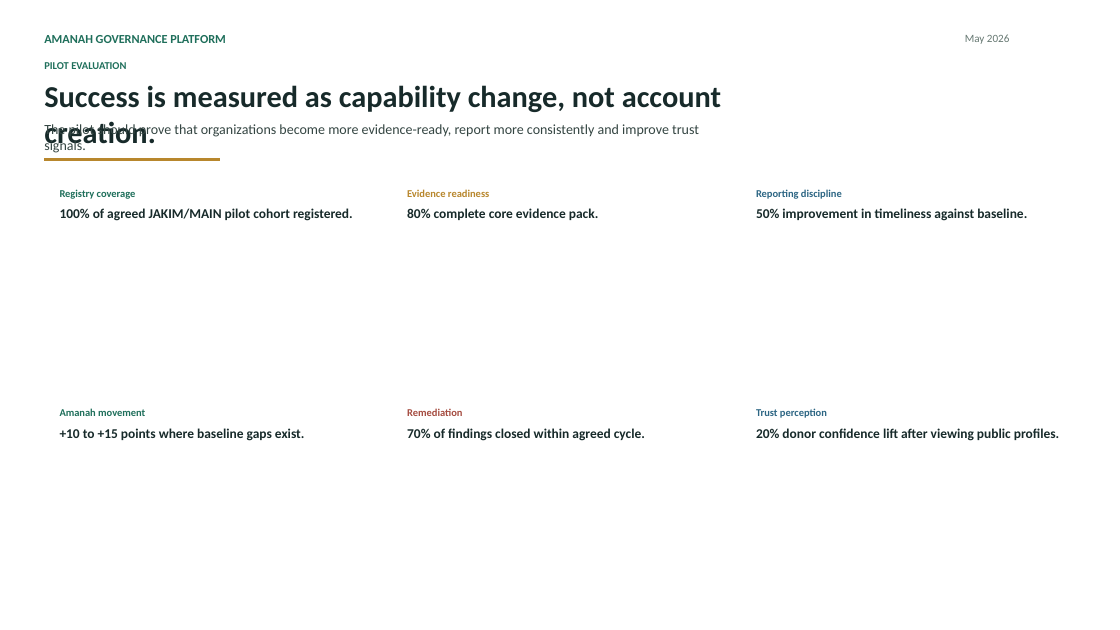
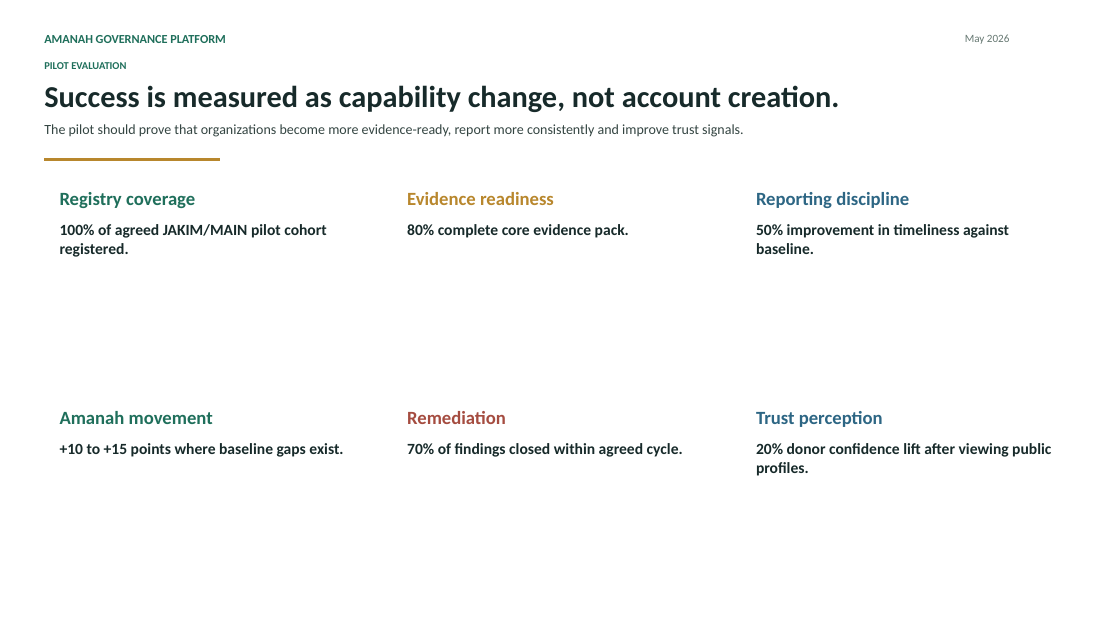
Before and after one commit to EffortEdutech/AmanahGP, a slide deck: slide 9 of docs/pitch/2026-05-08-0645pm-usm/AGP_USM_OrgBehaviour_Pitch_Deck_reformatted.pptx. Drawn at 1120x630 pixels with LibreOffice and Linux fonts; fonts in the diff are those of the drawing. Boxes give left, top, right and bottom in pixels: in the first picture for what was removed or moved away, otherwise in the second. Text is boxed around its words. In the diff, an @@ line names an element or a change of style, - is before the commit and + after.

```diff
--- a/docs/pitch/2026-05-08-0645pm-usm/AGP_USM_OrgBehaviour_Pitch_Deck_reformatted.pptx
+++ b/docs/pitch/2026-05-08-0645pm-usm/AGP_USM_OrgBehaviour_Pitch_Deck_reformatted.pptx
@@ text "Success is measured as capability ..." rewrapped from (44,85,721,151) to (44,85,840,112) @@
@@ text "The pilot should prove that ..." rewrapped from (44,122,699,153) to (44,124,744,137) @@
@@ size 13.5 to 24 pt in 6 elements at (60,192,195,208), (407,192,554,205), (756,192,909,208), (60,411,213,424), (407,411,506,424), (756,411,883,427) @@
@@ 6 texts: place and size @@
-6 texts at (60,208,1059,441)
+6 texts at (60,224,1051,476)
@@ size 17.2 to 20 pt in 6 elements at (407,443,683,457), (60,224,326,257), (407,224,629,238), (756,224,1009,254), (60,443,343,457), (756,443,1051,476) @@
```
Also in this commit, not shown: 11 other slides changed, 18 other files.
